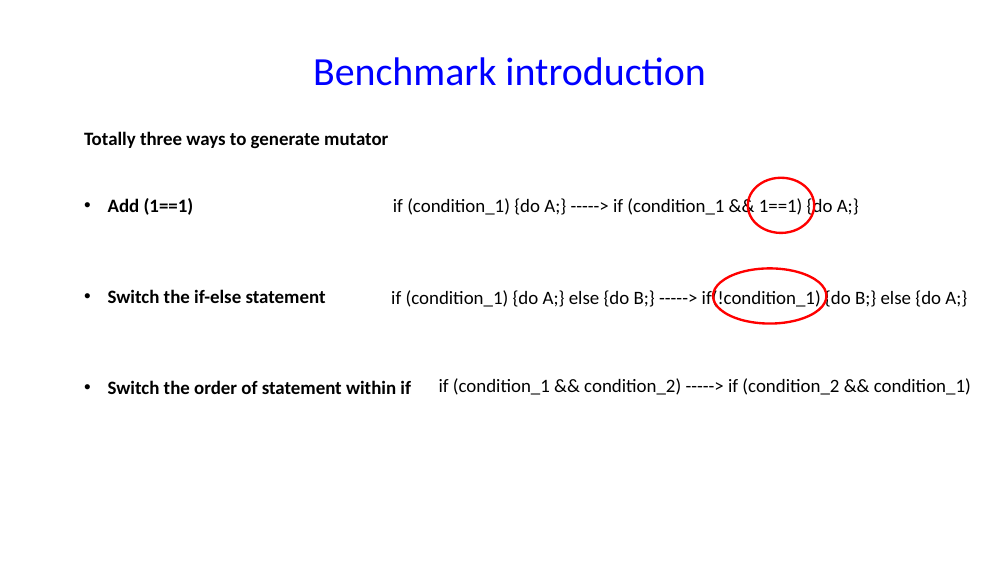
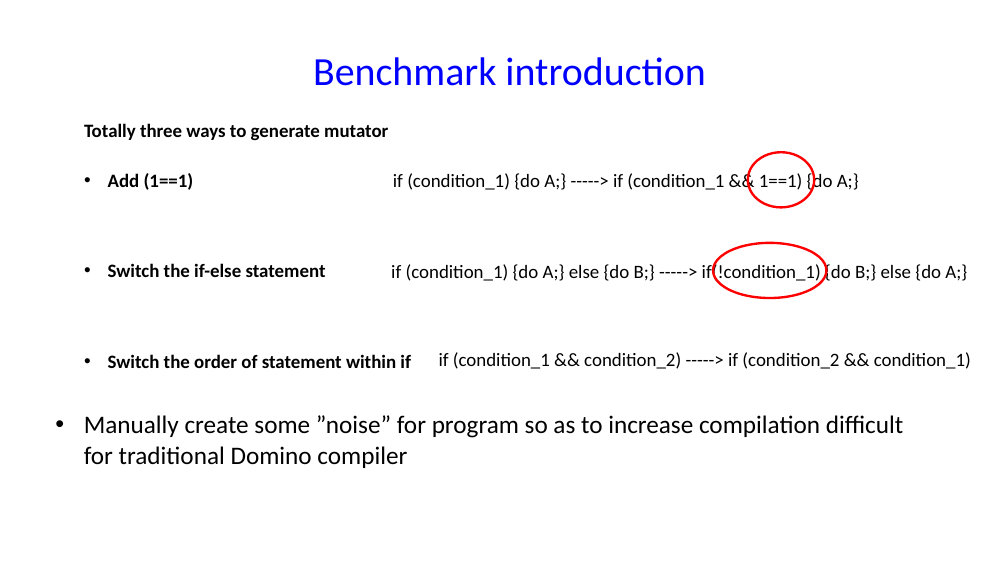
Before and after one commit to chipmunk-project/chipmunk_talk, a slide deck: slide 14 of HotNets_talk.pptx. Drawn at 1008x567 pixels with LibreOffice and Linux fonts; fonts in the diff are those of the drawing. Boxes give left, top, right and bottom in pixels: in the first picture for what was removed or moved away, otherwise in the second. Text is boxed around its words. In the diff, an @@ line names an element or a change of style, - is before the commit and + after.

```diff
--- a/HotNets_talk.pptx
+++ b/HotNets_talk.pptx
@@ text "Totally three ways to generate ...": place and size @@
-text "Totally three ways to generate ..." at [84, 131, 388, 149]
+text "Totally three ways to generate ..." at [84, 123, 388, 141]
@@ 4 texts, 2 ellipses: place and size @@
-4 texts, 2 ellipses at [108, 178, 971, 395]
+4 texts, 2 ellipses at [108, 152, 971, 369]
@@ text added at [84, 415, 903, 468], 24 pt, text #000000 @@
+• Manually create some ”noise” for program so as to increase compilation difficult for traditional Domino compiler
```
Also in this commit, not shown: 7 other slides changed, 1 slide added, 1 other file.
